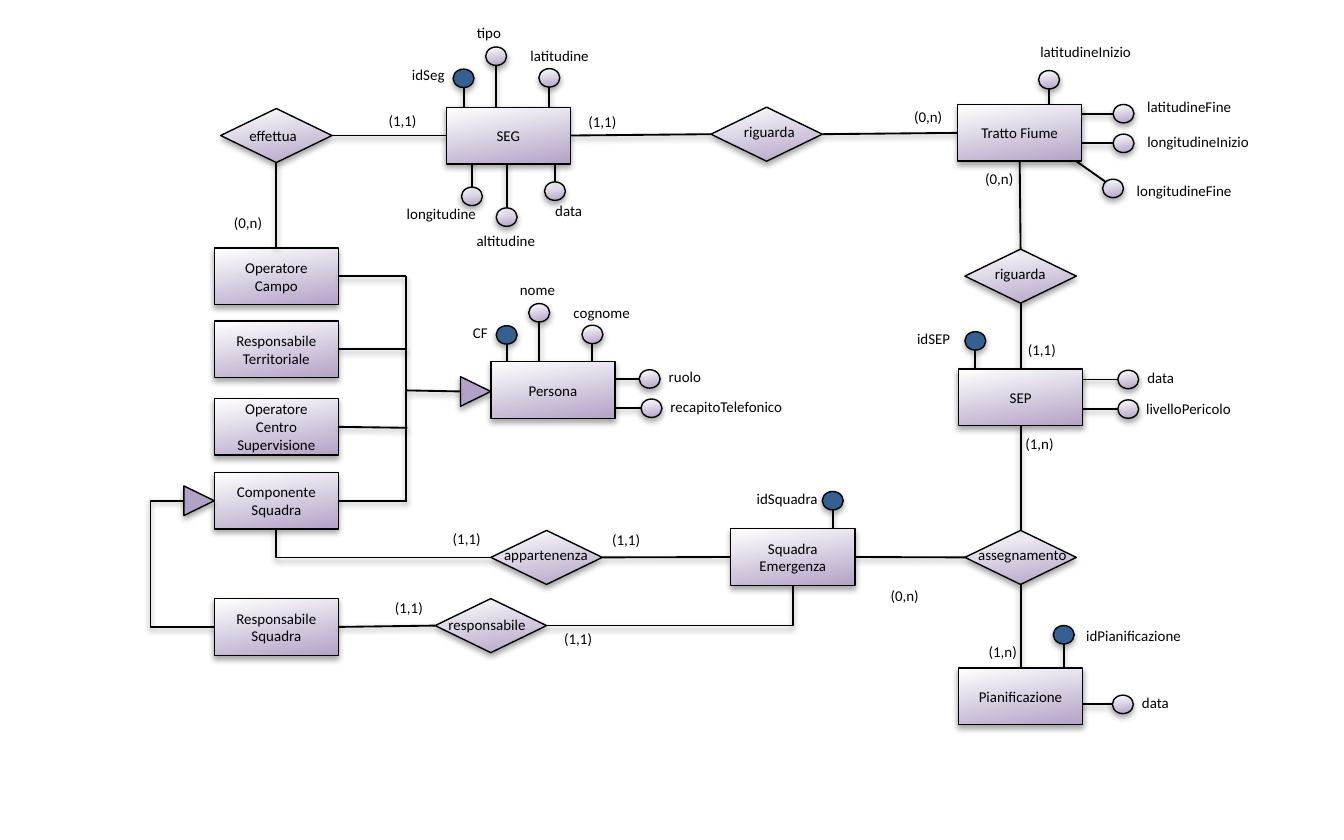
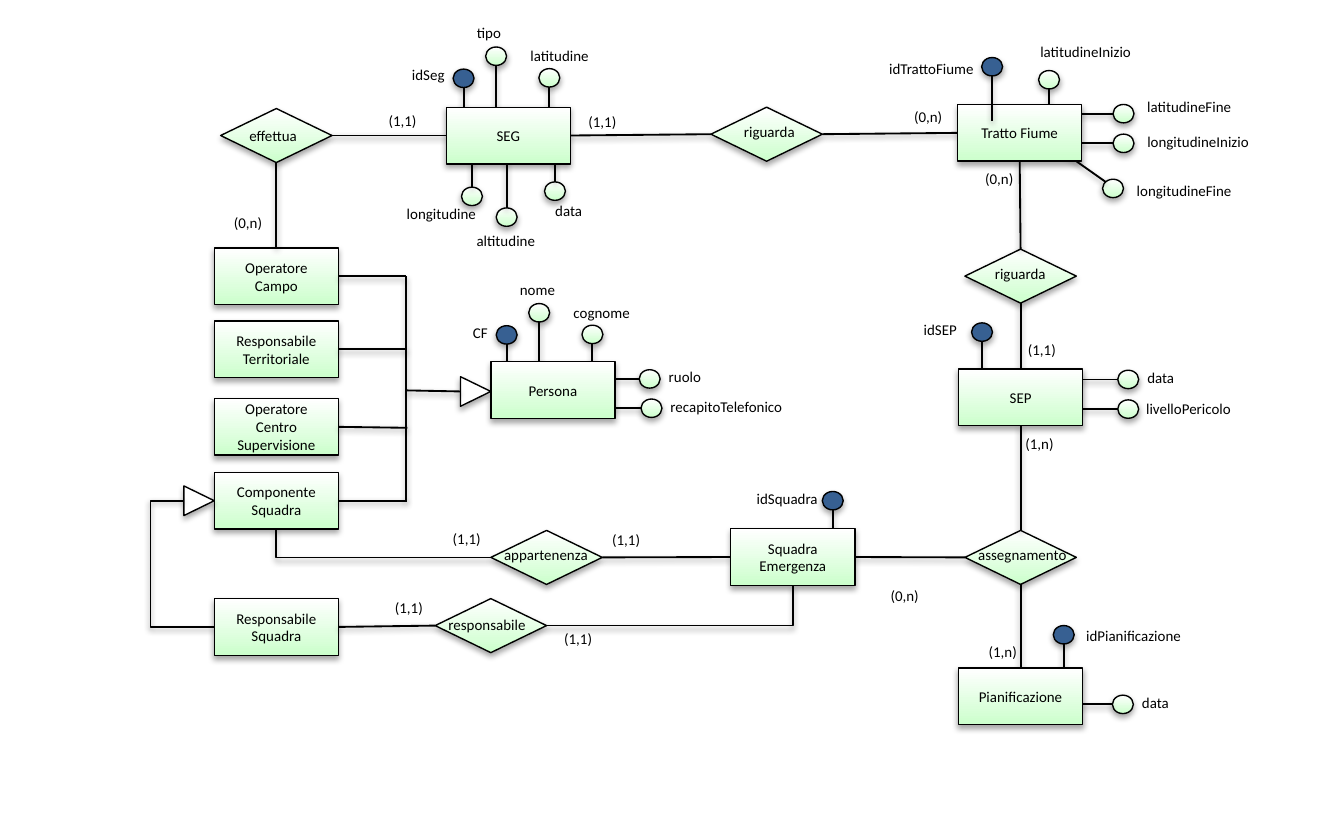
Before and after one commit to Stef23/MRVProject, a slide deck: slide 3 of E-R.pptx. Drawn at 1344x840 pixels with LibreOffice and Linux fonts; fonts in the diff are those of the drawing. Boxes give left, top, right and bottom in pixels: in the first picture for what was removed or moved away, otherwise in the second. Text is boxed around its words. In the diff, an @@ line names an element or a change of style, - is before the commit and + after.

```diff
--- a/E-R.pptx
+++ b/E-R.pptx
@@ ellipse added at bbox=[981, 58, 1003, 77], fill #376092, outline #000000 0.75 pt @@
@@ text added at bbox=[889, 63, 973, 74], 8 pt, text #000000 @@
+idTrattoFiume
@@ line added from (992, 77) to (992, 121), #000000 1 pt @@
@@ fill gradient #B3A2C7 to #FFFFFF to gradient #CCFFCC to #FFFFFF in 33 elements at bbox=[214, 249, 337, 305], bbox=[214, 321, 337, 378], bbox=[214, 399, 337, 456], bbox=[214, 472, 337, 528], bbox=[214, 598, 337, 655], bbox=[958, 105, 1082, 161], bbox=[958, 668, 1082, 724], bbox=[958, 370, 1082, 426], bbox=[491, 362, 614, 418], bbox=[446, 108, 570, 164], bbox=[731, 528, 855, 585], bbox=[711, 108, 823, 161], bbox=[220, 109, 332, 163], bbox=[965, 249, 1077, 302], bbox=[965, 531, 1077, 585], bbox=[491, 531, 602, 585], bbox=[435, 598, 547, 652], bbox=[1039, 71, 1060, 90], bbox=[1113, 105, 1134, 124], bbox=[1113, 134, 1134, 153], bbox=[1102, 179, 1124, 198], bbox=[1118, 370, 1140, 388], bbox=[1118, 401, 1140, 419], bbox=[1113, 695, 1134, 714], bbox=[528, 304, 550, 323], bbox=[582, 325, 603, 344], bbox=[640, 370, 661, 388], bbox=[641, 399, 663, 418], bbox=[485, 47, 507, 66], bbox=[539, 69, 560, 87], bbox=[496, 208, 517, 227], bbox=[461, 187, 482, 206], bbox=[544, 181, 566, 200] @@
@@ 1 text, 1 line, 1 ellipse: place and size @@
-1 text, 1 line, 1 ellipse at bbox=[917, 332, 986, 395]
+1 text, 1 line, 1 ellipse at bbox=[924, 323, 993, 386]
@@ right arrow at bbox=[461, 376, 492, 406]: fill #B3A2C7 to #FFFFFF @@
@@ right arrow at bbox=[184, 487, 215, 516]: fill #B3A2C7 to #FFFFFF @@
```
Also in this commit, not shown: 2 other slides changed, 1 other file.
